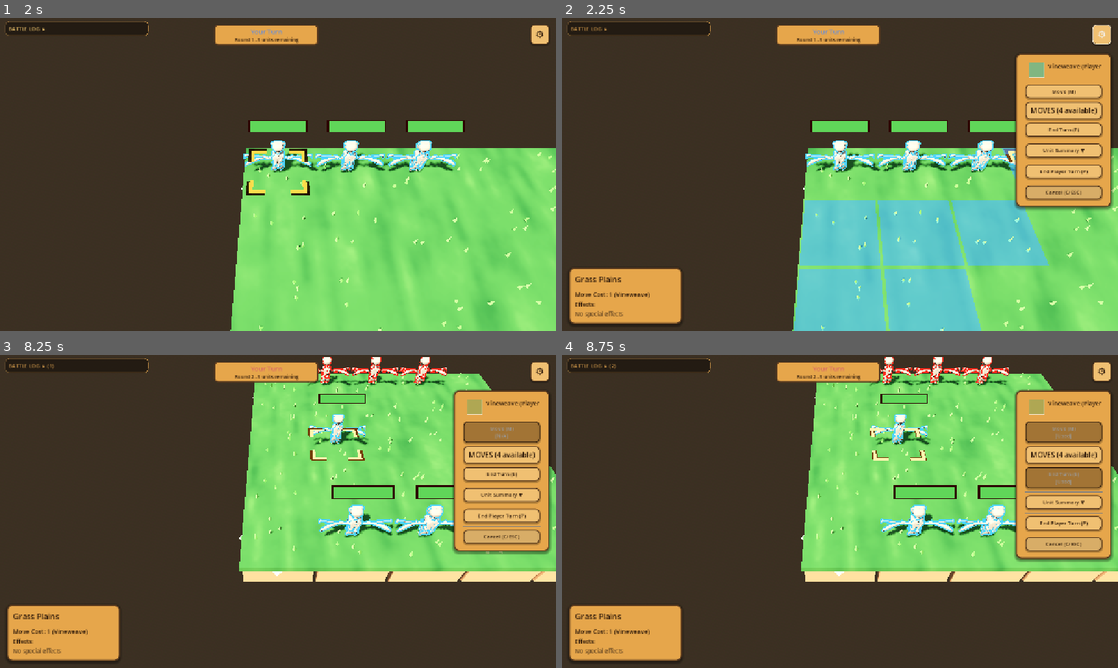
Above: before the commit, frames 1-4 (two rows, left to right).
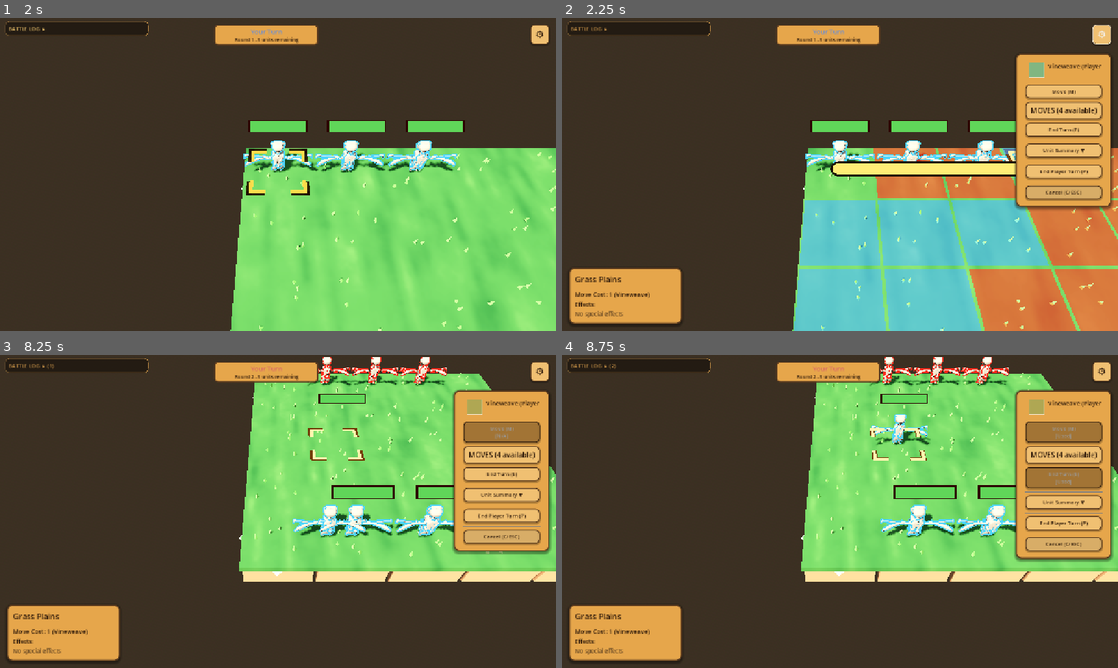
Above: after the commit, the same moments.

Repository: K-ennethA/Conquest
Game: Godot game, scene res://game/world/GameWorld.tscn
Two runs of this game, one before a commit and one after it. Both use one fixed random seed, a clock stepped at 60 frames per second and the inputs below. This scene is started directly instead of the project's main scene.
Inputs (mouse positions are in pixels of both pictures, inside the frame that each line leads up to):
- Up to frame 1 (2 s): click "⚙" at 0.5 s; click "BATTLE LOG ▸" at 1.25 s
- Up to frame 2 (2.25 s): tap Enter (confirm) at 2 s; move the mouse to (962, 158) at 2.02 s; hold Right (cursor_right) from 2.03 s (still down); tap M (unit_move) at 2.1 s; click (962, 158) at 2.17 s
- Up to frame 3 (8.25 s): tap Space at 2.27 s; tap E (wait) at 2.3 s; release Right (cursor_right) at 2.75 s; click "MOVES (4 available)" at 2.75 s; click "Unit Summary ▼" at 3.5 s; click "Unit Summary ▲" at 4.25 s; click "End Player Turn (P)" at 5 s; click "BATTLE LOG ▸ (1)" at 5.75 s; click "Cancel (C/ESC)" at 6.5 s; drag from (166, 527) to (250, 574) at 7.27 s; tap Enter (confirm) at 8 s; move the mouse to (333, 442) at 8.02 s; hold Right (cursor_right) from 8.03 s (still down); tap S (camera_pan_down) at 8.1 s; click (333, 442) at 8.17 s
- Up to frame 4 (8.75 s): keep holding Right (cursor_right); tap E (wait) at 8.3 s

Frame 1 is identical in both runs. In frame 2, 11% of the frame differs, in the area x 48-100%, y 41-100%; in frame 3, 0.9%; in frame 4, nothing differs.

Commit message:
feat(units): path arrow + cell-by-cell walking; forecast board + matchup chips
UnitActionsPanel (surgical): keeps the range flood's MovementResolver so the
hovered cell's path_to() drives the path arrow; emits the red attack fringe for
selected (and inspected enemy) units; a staged move walks the model along the
route (stairs included) via UnitAnimator.walk_path; undo stops the walk and
restores the unit; commit syncs the animator so no glide replays. The legacy /
multiplayer committed move no longer rewinds+tweens the node -- UnitAnimator
walks it off unit_moved. The inspected enemy's own cell is shown in its range.

UnitAnimator: unit_moved now walks the resolved route cell by cell (AI moves
too), interpolating Y over stair links; straight glide stays the fallback.
Honours animations on/off, battle speed and fast-forward.

CombatForecastPanel: show_forecast takes the board (passed through to
preview_vs) and shows Effective/Resisted (ElementChart) and High/Low ground
(Elevation) chips.

Co-Authored-By: Claude Opus 5.5 <noreply@anthropic.com>
Claude-Session: https://claude.ai/code/session_0162bpEGUe9eHwfx1BhGZr9d

Diff:
--- a/game/ui/panels/CombatForecastPanel.gd
+++ b/game/ui/panels/CombatForecastPanel.gd
@@ -48,6 +48,13 @@
 ## that would be lost (remaining -> current HP), pulsing so it flashes.
 var _dmg_preview: ColorRect
 var _flash_tween: Tween
+## Modifier chips under the title: type matchup (ElementChart) and height (Elevation).
+var _chip_row: HBoxContainer
+var _type_chip: Label
+var _height_chip: Label
+
+const CHIP_GOOD := Color("7be07a")
+const CHIP_BAD := Color("ff7a6a")
 
 func _ready() -> void:
 	name = "CombatForecastPanel"
@@ -113,6 +120,18 @@
 	title.add_theme_font_size_override("font_size", 16)
 	title.mouse_filter = Control.MOUSE_FILTER_IGNORE
 	root_vb.add_child(title)
+
+	# Matchup chips ("▲ Effective" / "▼ Resisted", "▲ High ground" / "▼ Low ground"),
+	# shown only when they apply.
+	_chip_row = HBoxContainer.new()
+	_chip_row.alignment = BoxContainer.ALIGNMENT_CENTER
+	_chip_row.add_theme_constant_override("separation", 8)
+	_chip_row.mouse_filter = Control.MOUSE_FILTER_IGNORE
+	root_vb.add_child(_chip_row)
+	_type_chip = _make_chip()
+	_chip_row.add_child(_type_chip)
+	_height_chip = _make_chip()
+	_chip_row.add_child(_height_chip)
 
 	# Attacker | vs | Defender row.
 	var sides := HBoxContainer.new()
@@ -204,6 +223,47 @@
 	_result_value.add_theme_color_override("font_color", ConquestTheme.HP_CYAN)
 	_lethal_label.add_theme_color_override("font_color", ConquestTheme.HIT_ORANGE)
 
+func _make_chip() -> Label:
+	var l := Label.new()
+	l.add_theme_font_size_override("font_size", 13)
+	l.mouse_filter = Control.MOUSE_FILTER_IGNORE
+	l.visible = false
+	return l
+
+## Matchup chip texts for [param attacker] using [param move] on [param defender]:
+## { "type": "" | "▲ Effective" | "▼ Resisted", "type_good": bool,
+##   "height": "" | "▲ High ground" | "▼ Low ground", "height_good": bool }.
+## Static + pure so it is unit-testable without building the panel.
+static func matchup_chips(attacker, defender, move, board) -> Dictionary:
+	var out := { "type": "", "type_good": true, "height": "", "height_good": true }
+	var mult: float = ElementChart.type_scale_for(move, defender)
+	if mult > 1.001:
+		out["type"] = "▲ Effective"
+		out["type_good"] = true
+	elif mult < 0.999:
+		out["type"] = "▼ Resisted"
+		out["type_good"] = false
+	if board != null and board.has_method("cell_of") and attacker != null and defender != null:
+		var adv := Elevation.advantage(board.cell_of(attacker), board.cell_of(defender))
+		if adv > 0:
+			out["height"] = "▲ High ground"
+			out["height_good"] = true
+		elif adv < 0:
+			out["height"] = "▼ Low ground"
+			out["height_good"] = false
+	return out
+
+func _apply_chips(attacker, defender, move, board) -> void:
+	var chips := matchup_chips(attacker, defender, move, board)
+	_set_chip(_type_chip, chips["type"], chips["type_good"])
+	_set_chip(_height_chip, chips["height"], chips["height_good"])
+	_chip_row.visible = _type_chip.visible or _height_chip.visible
+
+func _set_chip(chip: Label, text: String, good: bool) -> void:
+	chip.text = text
+	chip.visible = text != ""
+	chip.add_theme_color_override("font_color", CHIP_GOOD if good else CHIP_BAD)
+
 func _build_side() -> Dictionary:
 	"""One combatant column: name label + cyan HP bar + 'current/max' label."""
 	var vb := VBoxContainer.new()
@@ -258,10 +318,11 @@
 
 # --- Public API -------------------------------------------------------------
 
-func show_forecast(attacker, defender, move: MoveResource) -> void:
+func show_forecast(attacker, defender, move: MoveResource, board = null) -> void:
 	"""Populate the forecast for `attacker` using `move` against `defender`, then
 	show it. Non-mutating: reads MoveExecutor.preview_vs() only. No-op (hides) on
-	missing arguments."""
+	missing arguments. Pass the live `board` so terrain / height / board-gated
+	passives match resolution (null falls back to CombatServices' board)."""
 	if attacker == null or defender == null or move == null:
 		hide_forecast()
 		return
@@ -277,7 +338,10 @@
 	# Element accent stripe.
 	_element_stripe.color = ConquestTheme.element_color(String(move.element))
 
-	var preview: Dictionary = MoveExecutor.preview_vs(move, attacker, defender)
+	if board == null:
+		board = MoveExecutor._live_board()
+	var preview: Dictionary = MoveExecutor.preview_vs(move, attacker, defender, board)
+	_apply_chips(attacker, defender, move, board)
 
 	# Defender column.
 	var target_hp: int = int(preview.get("target_hp", _hp_of(defender)))
--- a/game/ui/panels/UnitActionsPanel.gd
+++ b/game/ui/panels/UnitActionsPanel.gd
@@ -72,6 +72,13 @@
 # (a mouse BACK on an earlier frame never matches the current frame).
 var _popup_closed_frame: int = -1
 
+# Fire-Emblem path arrow: the resolver that produced the CURRENT blue range (kept so
+# path_to() can answer "how would I walk to the hovered cell" without re-flooding),
+# the cell it was flooded from, and whether an arrow is on the board right now.
+var _range_resolver: MovementResolver = null
+var _range_origin: Vector3i = Cells.INVALID
+var _path_shown: bool = false
+
 func _ready() -> void:
 	# Ensure proper mouse handling
 	mouse_filter = Control.MOUSE_FILTER_STOP  # Make sure panel stops mouse events
@@ -436,6 +443,7 @@
 func _clear_movement_range() -> void:
 	"""Clear movement range visualization"""
 	movement_range_tiles.clear()
+	_path_shown = false
 	GameEvents.movement_range_cleared.emit()
 
 func _clear_unit_header() -> void:
@@ -860,6 +868,12 @@
 	elif selected_unit:
 		GameEvents.unit_deselected.emit(selected_unit)
 
+func request_end_player_turn() -> void:
+	"""Public End Turn entry (the map menu). Same guarded path as the End Player Turn
+	button: local-human only, and multiplayer submits the network action."""
+	_on_end_player_turn_pressed()
+
+
 func request_cancel() -> void:
 	"""Public entry point for an external cancel request (the board cursor's
 	right-click back-out). Only acts while a unit is selected; routes through the
@@ -1117,7 +1131,13 @@
 	var cells: Array[Vector3i] = MovementResolver.new().reachable_cells(origin, profile, board, selected_unit)
 	# Visual only -- the move-target set stays empty so the enemy can never be commanded.
 	movement_range_tiles = []
-	GameEvents.movement_range_calculated.emit(_cells_to_grid_tiles(cells))
+	_range_resolver = null
+	# Include its own cell (FE shows the inspected unit standing in its blue range).
+	var shown: Array[Vector3i] = [origin]
+	shown.append_array(cells)
+	GameEvents.movement_range_calculated.emit(_cells_to_grid_tiles(shown))
+	# FE threat read: the red cells it could strike from anywhere it can reach.
+	_emit_attack_fringe(origin, cells, board)
 
 
 func _try_show_movement_range_via_resolver() -> bool:
@@ -1140,8 +1160,11 @@
 	# origin cell (Vector3i(col, row, floor)) straight from the board.
 	var origin: Vector3i = board.cell_of(selected_unit)
 	# Pass the unit so a multi-cell unit (e.g. a 2x2 boss) only gets cells where its
-	# WHOLE footprint fits. Omitting it would resolve every unit as 1x1.
-	var cells: Array[Vector3i] = MovementResolver.new().reachable_cells(origin, profile, board, selected_unit)
+	# WHOLE footprint fits. Omitting it would resolve every unit as 1x1. The resolver is
+	# kept: its path_to() drives the path arrow and the walk animation.
+	_range_resolver = MovementResolver.new()
+	_range_origin = origin
+	var cells: Array[Vector3i] = _range_resolver.reachable_cells(origin, profile, board, selected_unit)
 
 	# Convert each cell into the Vector3(col, floor, row) grid-coord form the
 	# visualizer + GameEvents.movement_range_calculated + downstream validation expect.
@@ -1149,7 +1172,42 @@
 
 	# Keep the same highlight flow: emit the calculated range for the visualizer.
 	GameEvents.movement_range_calculated.emit(movement_range_tiles)
+	_path_shown = false
+	# FE red attack fringe around the blue range.
+	_emit_attack_fringe(origin, cells, board)
+	# The cursor may already rest on a reachable cell (e.g. re-shown after an undo).
+	_refresh_path_preview(_last_cursor_tile)
 	return true
+
+
+func _emit_attack_fringe(origin: Vector3i, reachable: Array[Vector3i], board) -> void:
+	"""Publish the red attack fringe for selected_unit: every cell its offensive moves
+	could hit from its own cell or any reachable one, minus those cells (ThreatResolver)."""
+	if selected_unit == null or board == null:
+		return
+	var stands: Array = [origin]
+	stands.append_array(reachable)
+	var fringe := ThreatResolver.fringe_from(stands, selected_unit, board)
+	GameEvents.attack_fringe_calculated.emit(_cells_to_grid_vec3(fringe))
+
+
+func _refresh_path_preview(grid_pos: Vector3) -> void:
+	"""FE path arrow: while the selected (commandable) unit's blue range is up, draw
+	its route to the hovered cell (MovementResolver.path_to of the range's own flood).
+	Hidden off-range, on the unit itself, while aiming, or once a move is staged."""
+	var route: Array = []
+	if selected_unit != null and _range_resolver != null and not movement_range_tiles.is_empty() \
+			and not is_targeting_move() and not _tentative_active:
+		var board = CombatServices.board()
+		if board != null and board.cell_of(selected_unit) == _range_origin and _is_grid_pos_in_range(grid_pos):
+			route = _cells_to_grid_vec3(_range_resolver.path_to(Cells.from_grid(grid_pos)))
+	if route.size() < 2:
+		if _path_shown:
+			_path_shown = false
+			GameEvents.path_preview_updated.emit([])
+		return
+	_path_shown = true
+	GameEvents.path_preview_updated.emit(route)
 
 
 func _cells_to_grid_tiles(cells: Array[Vector3i]) -> Array[Vector3]:
@@ -1193,18 +1251,12 @@
 	if not _is_grid_pos_in_range(destination):
 		return true  # handled (rejected); do NOT fall back to BFS for a character unit
 
-	var old_world_pos: Vector3 = selected_unit.global_position
 	var old_cell: Vector3i = board.cell_of(selected_unit)
 
 	# Authoritative board move: snaps the unit onto the cell center (preserving its
-	# height). We then rewind the world position so the existing tween can animate
-	# from the old spot to the cell's world center.
+	# height, lifted/lowered by whole floors). The unit node stays there; UnitAnimator
+	# hears unit_moved below and walks the MODEL cell by cell along the route.
 	board.move_unit(selected_unit, dest_cell)
-
-	# move_unit already set the correct height (lifted/lowered by whole floors).
-	var new_world_pos: Vector3 = selected_unit.global_position
-	selected_unit.global_position = old_world_pos
-	_animate_unit_movement(selected_unit, old_world_pos, new_world_pos)
 
 	# unit_moved contract: Vector3(col, floor, row) grid coords.
 	var old_grid_pos := Cells.to_grid(old_cell)
@@ -1547,6 +1599,10 @@
 	var dest_cell: Vector3i = _grid_tile_to_cell(destination)
 	_tentative_origin_cell = board.cell_of(selected_unit)
 	_tentative_origin_world = selected_unit.global_position
+	# The route the range flood found (walks through allies, climbs stairs).
+	var route: Array[Vector3i] = []
+	if _range_resolver != null and _range_origin == _tentative_origin_cell:
+		route = _range_resolver.path_to(dest_cell)
 	_tentative_dest_cell = dest_cell
 	_tentative_unit = selected_unit
 	_tentative_active = true
@@ -1555,6 +1611,10 @@
 	# the visual position AND makes board.cell_of(unit) == dest immediately, with no
 	# tween race: every subsequent cell query reads the tentative position at once.
 	board.move_unit(selected_unit, dest_cell)
+	# Walk the MODEL along the route (visual only -- the unit node is already on the
+	# destination, so every cell query above stays exact). Speed / on-off follow the
+	# Battle Speed and Animations settings; fast-forward speeds it up.
+	_walk_unit(selected_unit, route)
 
 	# The post-move action menu replaces the movement-range highlight.
 	_clear_movement_range()
@@ -1600,6 +1660,11 @@
 
 	var from_grid := Cells.to_grid(origin_cell)
 	var to_grid := Cells.to_grid(dest_cell)
+	# The walk already played when the move was staged; tell the animator the unit is
+	# home so unit_moved does not replay a glide from the origin.
+	var animator := _unit_animator()
+	if animator != null:
+		animator.sync_position(unit)
 	GameEvents.unit_moved.emit(unit, from_grid, to_grid)
 
 	var tree = get_tree()
@@ -1635,6 +1700,10 @@
 		# No board (shouldn't happen for a staged tentative move): fall back to the
 		# remembered world position.
 		unit.global_position = origin_world
+	# Cut any walk still playing and put the model back on the (restored) unit.
+	var animator := _unit_animator()
+	if animator != null:
+		animator.stop_motion(unit)
 
 	var tree = get_tree()
 	var visual_manager = null
@@ -1642,6 +1711,26 @@
 		visual_manager = tree.current_scene.get_node_or_null("UnitVisualManager")
 	if visual_manager:
 		visual_manager.update_all_unit_visuals()
+
+
+func _unit_animator() -> Node:
+	"""The UnitAnimator autoload (null in bare harnesses)."""
+	var tree := get_tree()
+	if tree == null or tree.root == null:
+		return null
+	var a := tree.root.get_node_or_null("UnitAnimator")
+	return a if a != null and a.has_method("walk_path") else null
+
+
+func _walk_unit(unit: Unit, route: Array[Vector3i]) -> void:
+	"""Animate [param unit]'s model along [param route] to where the unit now stands."""
+	var animator := _unit_animator()
+	if animator == null:
+		return
+	if route.size() >= 2:
+		animator.walk_path(unit, route)
+	else:
+		animator.stop_motion(unit)
 
 
 func _clear_tentative_state() -> void:
@@ -1929,6 +2018,7 @@
 	feel as the player sweeps the cursor. Purely additive: reads only."""
 	_last_cursor_tile = tile_position
 	_refresh_move_forecast(tile_position)
+	_refresh_path_preview(tile_position)
 
 func _refresh_move_forecast(grid_pos: Vector3) -> void:
 	"""Show the forecast for the current move against an eligible ENEMY at grid_pos
@@ -1973,7 +2063,7 @@
 		combat_forecast_panel.hide_forecast()
 		return
 
-	combat_forecast_panel.show_forecast(selected_unit, enemy, move)
+	combat_forecast_panel.show_forecast(selected_unit, enemy, move, board)
 
 # True while this panel has an AoE footprint on the board from the live aim preview,
 # so an illegal aim clears it exactly once instead of re-emitting every cursor step.
--- a/game/visuals/UnitAnimator.gd
+++ b/game/visuals/UnitAnimator.gd
@@ -22,6 +22,13 @@
 ## Easing curve for the glide.
 @export var move_glide_trans: Tween.TransitionType = Tween.TRANS_SINE
 @export var move_glide_ease: Tween.EaseType = Tween.EASE_OUT
+## Fire-Emblem walk: when the route a unit took is known (its [MovementResolver]
+## path on the live board -- stairs included), the model walks it CELL BY CELL
+## instead of gliding in a straight line. Seconds per cell step (battle-speed /
+## fast-forward scaled; animations off = instant).
+@export_range(0.0, 0.5, 0.01) var walk_step_time: float = 0.1
+## Cap on a whole walk (before scaling), so a long march never stalls the turn.
+@export_range(0.1, 3.0, 0.05) var walk_max_time: float = 0.9
 
 # --- Hit flash ------------------------------------------------------------
 @export_group("Hit Flash")
@@ -177,7 +184,13 @@
 	play_clip(unit, CLIP_WALK)
 
 	var dest: Vector3 = (unit as Node3D).global_position
-	var start: Vector3 = _last_world_pos.get(unit.get_instance_id(), dest)
+	var from_cell = _cell_from_event(_from)
+	# Never seen before (e.g. an AI unit's first move): start from the event's from-cell.
+	var fallback_start: Vector3 = dest
+	var live_board = _live_board()
+	if from_cell != null and live_board != null:
+		fallback_start = _world_of(from_cell, dest, live_board.cell_of(unit))
+	var start: Vector3 = _last_world_pos.get(unit.get_instance_id(), fallback_start)
 	_last_world_pos[unit.get_instance_id()] = dest
 
 	var offset := start - dest
@@ -186,6 +199,13 @@
 		_kill_motion(unit)
 		node.position = base
 		return
+
+	# Walk the actual route cell by cell when it is known and is not a straight hop.
+	if from_cell != null:
+		var route := resolve_walk_path(unit, from_cell)
+		if route.size() > 2 or (route.size() == 2 and route[0].z != route[1].z):
+			_walk_model(unit, node, base, dest, start, route)
+			return
 	var t: float = _scaled(move_glide_time)
 	if t <= 0.0:
 		_kill_motion(unit)
@@ -198,6 +218,136 @@
 	node.position = base + offset
 	tw.set_trans(move_glide_trans).set_ease(move_glide_ease)
 	tw.tween_property(node, "position", base, t)
+
+# --- Path walk (public: UnitActionsPanel's tentative move uses it too) ------
+
+## The route [param unit] took from [param from_cell] to the cell it now stands on,
+## as board cells [code][from .. dest][/code] ([MovementResolver.path_to] on the live
+## board with the unit's own movement profile, a little range slack for granted
+## moves). Empty when there is no board / profile or no route (teleports, pushes).
+func resolve_walk_path(unit, from_cell: Vector3i, board = null) -> Array[Vector3i]:
+	var none: Array[Vector3i] = []
+	if board == null:
+		board = _live_board()
+	if board == null or unit == null or not unit.has_method("get_movement_profile"):
+		return none
+	var profile = unit.get_movement_profile()
+	if profile == null or profile.shape == MovementProfile.Shape.TELEPORT:
+		return none
+	var dest: Vector3i = board.cell_of(unit)
+	if dest == from_cell:
+		return none
+	var prof: MovementProfile = profile.duplicate()
+	prof.range = maxi(profile.range, Cells.distance(from_cell, dest)) + 4
+	var resolver := MovementResolver.new()
+	resolver.reachable_cells(from_cell, prof, board, unit)
+	return resolver.path_to(dest)
+
+
+## Walk [param unit]'s MODEL along [param route] (board cells, origin first) to the
+## unit's current (already final) position. The unit node itself never moves, so the
+## board / targeting read the destination immediately; only the visible model travels.
+## A stair step changes floor mid-walk, so Y is interpolated too.
+func walk_path(unit, route: Array) -> void:
+	if not (unit is Node3D) or not is_instance_valid(unit):
+		return
+	var node := _get_anim_root(unit)
+	if node == null:
+		_remember(unit)
+		return
+	var base: Vector3 = _base_pos(unit, node)
+	var dest: Vector3 = (unit as Node3D).global_position
+	_last_world_pos[unit.get_instance_id()] = dest
+	if not _anims_on() or route.size() < 2:
+		_kill_motion(unit)
+		node.position = base
+		return
+	var cells: Array[Vector3i] = []
+	for c in route:
+		cells.append(c if c is Vector3i else Cells.from_grid(c))
+	play_clip(unit, CLIP_WALK)
+	_walk_model(unit, node, base, dest, _world_of(cells[0], dest, cells[cells.size() - 1]), cells)
+
+
+## Stop any walk/glide on [param unit], snap its model home and record its position
+## (e.g. a tentative move was undone, or the next action must not wait on a walk).
+func stop_motion(unit) -> void:
+	if not (unit is Node3D) or not is_instance_valid(unit):
+		return
+	_kill_motion(unit)
+	var node := _get_anim_root(unit)
+	if node != null:
+		node.position = _base_pos(unit, node)
+	_remember(unit)
+
+
+## Record [param unit]'s current position as its last known one (so a following
+## unit_moved for a move that was already animated does not replay a glide).
+func sync_position(unit) -> void:
+	_remember(unit)
+
+
+## True while a walk/glide/shake tween is running on [param unit].
+func is_moving(unit) -> bool:
+	if unit == null:
+		return false
+	var tw = _motion_tween.get(unit.get_instance_id(), null)
+	return tw is Tween and tw.is_valid() and tw.is_running()
+
+
+func _walk_model(unit, node: Node3D, base: Vector3, dest: Vector3, start: Vector3, cells: Array[Vector3i]) -> void:
+	var steps := cells.size() - 1
+	var step_t: float = _scaled(walk_step_time)
+	var total_cap: float = _scaled(walk_max_time)
+	if steps > 0 and step_t * steps > total_cap:
+		step_t = total_cap / float(steps)
+	if step_t <= 0.0:
+		_kill_motion(unit)
+		node.position = base
+		return
+	var dest_cell: Vector3i = cells[steps]
+	var tw := _begin_motion(unit, node)
+	node.position = base + (start - dest)
+	for i in range(1, cells.size()):
+		var p: Vector3 = _world_of(cells[i], dest, dest_cell)
+		var tweener := tw.tween_property(node, "position", base + (p - dest), step_t)
+		if i == cells.size() - 1:
+			tweener.set_trans(Tween.TRANS_SINE).set_ease(Tween.EASE_OUT)
+		else:
+			tweener.set_trans(Tween.TRANS_LINEAR)
+	tw.tween_callback(func():
+		if is_instance_valid(node):
+			node.position = base)
+
+
+## World point of [param cell] at the same height above its floor as the unit stands
+## above [param dest_cell]'s floor (so stairs lift/lower by whole floors).
+func _world_of(cell: Vector3i, dest_world: Vector3, dest_cell: Vector3i) -> Vector3:
+	var w := Cells.cell_to_world(cell)
+	w.y = Cells.floor_y(cell.z) + (dest_world.y - Cells.floor_y(dest_cell.z))
+	# Keep the unit node's own x/z offset inside its cell (multi-cell anchors).
+	var dest_center := Cells.cell_to_world(dest_cell)
+	w.x += dest_world.x - dest_center.x
+	w.z += dest_world.z - dest_center.z
+	return w
+
+
+## The shared live BoardAdapter (CombatServices), or null (headless / no map).
+func _live_board():
+	var services := get_node_or_null("/root/CombatServices")
+	if services != null and services.has_method("board"):
+		return services.board()
+	return null
+
+
+## unit_moved's from-coordinate as a board cell (grid coord Vector3 or a Vector3i
+## cell), or null when it is neither.
+func _cell_from_event(v):
+	if v is Vector3:
+		return Cells.from_grid(v)
+	if v is Vector3i:
+		return v
+	return null
 
 # --- Hit flash ------------------------------------------------------------
 
